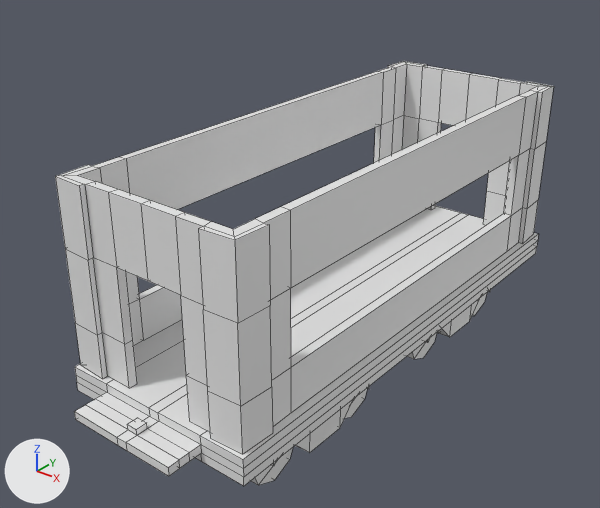
The FBX model Assets/Assets/Assests3D/Wagon/FinalAssets/Wagon_LowHeat.fbx as it was, and as the next commit left it.
Camera for both pictures: a camera (50 mm lens) standing at (7.5, -15.03, 7.21) and looking at (-0.42, -5.12, 1.06). The axes (+X, +Y, +Z) are drawn at lower left. The lights are the same throughout. The picture after the commit comes second. Mesh edges are drawn as thin lines. Materials are left out; every surface is plain grey. Where no turn or scale is listed for an object, it has been applied to the vertices.

Before the edit, the objects in view are built like this:
```python
me_cube = bpy.data.meshes.new('Cube')
me_cube.from_pydata(...)  # 480 vertices, 470 faces; spans x -1.74..1.67, y -9.5..-0.01, z -1.3..0.22
me_cube.materials.append(mat_uv_grid_001)
me_cube_010 = bpy.data.meshes.new('Cube.010')
me_cube_010.from_pydata(...)  # 208 vertices, 212 faces; spans x -1.71..1.63, y -8.85..-0.04, z 0.22..3.25
me_cube_010.materials.append(mat_material_003)
ob_body_002 = bpy.data.objects.new('Body.002', me_cube_010)
ob_body_002.location = (0.0, -0.01, 0.0)
ob_floor = bpy.data.objects.new('Floor', me_cube)
ob_floor.location = (0.0, 0.0, 0.0)
```
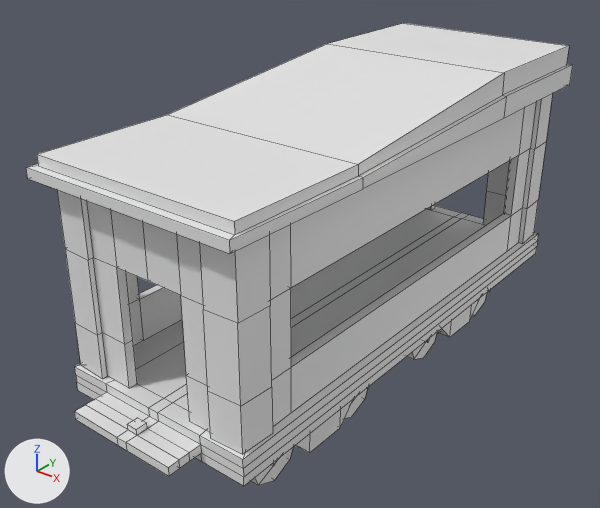
What the commit changed:
me_cube is used by ob_floor; location (0.0, 0.0, 0.0).
me_cube had 480 vertices, 470 faces and spanned x -1.74..1.67, y -9.5..-0.01, z -1.3..0.22.
me_cube now has 492 vertices, 482 faces and spans x -1.74..1.67, y -9.5..-0.01, z -1.3..0.22.
Part 1, on me_cube:
5 faces are deleted.
6 vertices are added at (-1.56, -8.62, 0.22), (1.49, -8.62, 0.22), (0.87, -8.62, 0.22), (-0.97, -8.62, 0.22), (-0.09, -8.62, 0.22), (0.09, -8.62, 0.22).
6 new vertices lie (0.0, 8.32, 0.0) away from vertices in x -1.56..1.49, y -8.62, z 0.22.
17 new faces join them.
Mesh me_cube_001 is new.
It has 40 vertices, 38 faces and spans x -1.87..1.87, y -4.67..4.67, z 0.0..0.74.
Object 'Cube' (ob_cube) is new; it shows me_cube_001.
Its location is (-0.05, -4.46, 3.25).

Location of each change, [x1, y1, x2, y2] in pixels of the pictures (600 x 508 px):
'Cube', added: after [26, 23, 573, 254]
part 1 of me_cube, reshaped: [75, 206, 538, 460] in both
